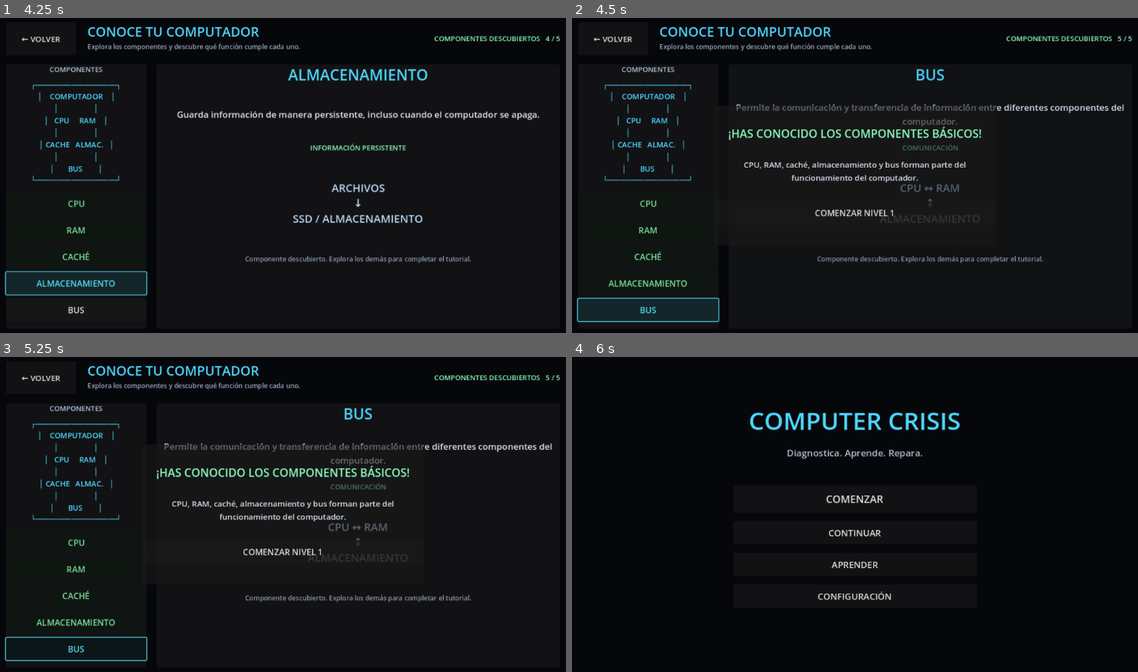
Above: before the commit, frames 1-4 (two rows, left to right).
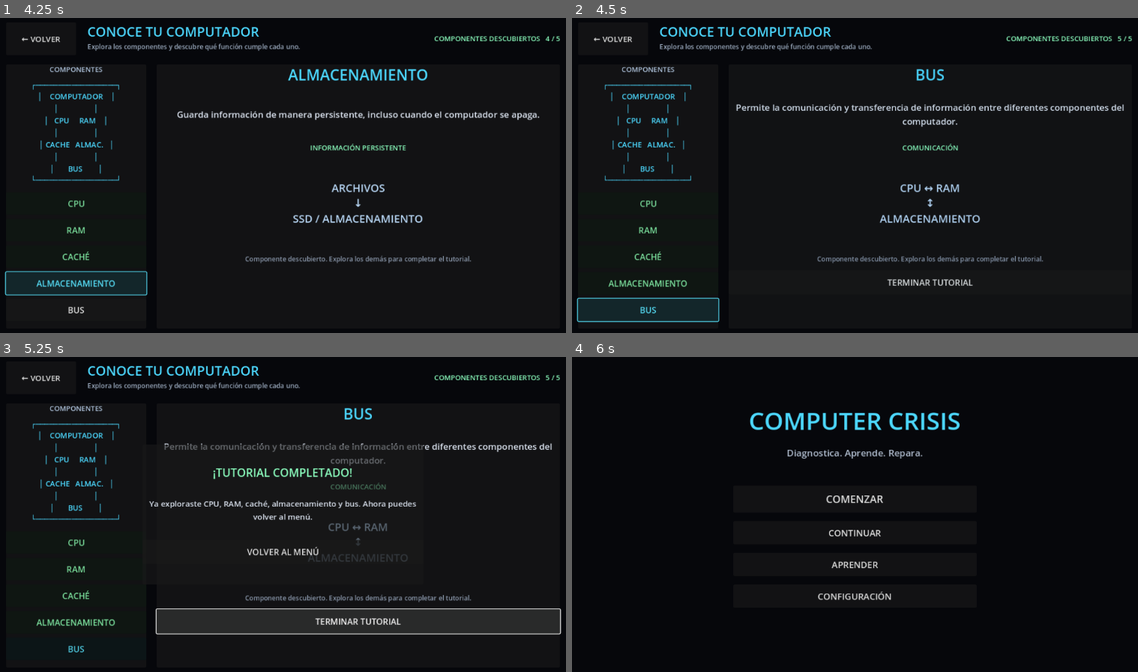
Above: after the commit, the same moments.

Repository: marcifuj/computer-crisis
Game: Godot game, scene res://scenes/main/main.tscn
Two runs of this game, one before a commit and one after it. Both use one fixed random seed, a clock stepped at 60 frames per second and the inputs below.
Inputs (mouse positions are in pixels of both pictures, inside the frame that each line leads up to):
- Up to frame 1 (4.25 s): click "APRENDER" at 0.5 s; click "CPU" at 1.25 s; click "RAM" at 2 s; click "CACHÉ" at 2.75 s; click "ALMACENAMIENTO" at 3.5 s
- Up to frame 2 (4.5 s): click "BUS" at 4.25 s
- Up to frame 3 (5.25 s): click (356, 621) at 5 s, where only the run after the commit has a clickable "TERMINAR TUTORIAL"
- Up to frame 4 (6 s): click "← VOLVER" (after the commit: "VOLVER AL MENÚ") at 5.75 s

Frame 1 is identical in both runs. In frame 2, 2.9% of the frame differs, in the area x 27-75%, y 27-86%; in frame 3, 3.1%, in the area x 0-100%, y 34-97%; in frame 4, nothing differs.

Commit message:
fix: let players finish the tutorial

Diff:
--- a/scenes/tutorial/tutorial.tscn
+++ b/scenes/tutorial/tutorial.tscn
@@ -182,6 +182,13 @@
 theme_override_font_sizes/font_size = 14
 text = "Selecciona un componente para comenzar."
 horizontal_alignment = 1
+
+[node name="FinishTutorialButton" type="Button" parent="MainContent/Body/InfoPanel/InfoContent"]
+visible = false
+custom_minimum_size = Vector2(0, 52)
+layout_mode = 2
+theme_override_font_sizes/font_size = 18
+text = "TERMINAR TUTORIAL"
 
 [node name="CompletionPanel" type="PanelContainer" parent="."]
 visible = false
@@ -221,8 +228,8 @@
 vertical_alignment = 1
 autowrap_mode = 2
 
-[node name="StartLevelButton" type="Button" parent="CompletionPanel/CompletionContent"]
+[node name="ReturnMenuButton" type="Button" parent="CompletionPanel/CompletionContent"]
 custom_minimum_size = Vector2(0, 52)
 layout_mode = 2
 theme_override_font_sizes/font_size = 18
-text = "COMENZAR NIVEL 1"
+text = "VOLVER AL MENÚ"
--- a/scripts/tutorial.gd
+++ b/scripts/tutorial.gd
@@ -56,7 +56,8 @@
         component_buttons[component_id].pressed.connect(_on_component_selected.bind(component_id))
 
     $MainContent/TopBar/BackButton.pressed.connect(_on_back_pressed)
-    $CompletionPanel/CompletionContent/StartLevelButton.pressed.connect(_on_start_level_pressed)
+    $MainContent/Body/InfoPanel/InfoContent/FinishTutorialButton.pressed.connect(_on_finish_tutorial_pressed)
+    $CompletionPanel/CompletionContent/ReturnMenuButton.pressed.connect(_on_back_pressed)
 
     _update_progress()
     _show_empty_state()
@@ -76,8 +77,12 @@
     _update_progress()
     _animate_info_panel()
 
-    if discovered.size() == COMPONENTS.size():
-        _show_completion()
+    _update_finish_button()
+
+func _update_finish_button():
+    var finish_button: Button = $MainContent/Body/InfoPanel/InfoContent/FinishTutorialButton
+    finish_button.visible = discovered.size() == COMPONENTS.size()
+    finish_button.disabled = discovered.size() != COMPONENTS.size()
 
 func _update_progress():
     progress_label.text = "COMPONENTES DESCUBIERTOS   %d / %d" % [discovered.size(), COMPONENTS.size()]
@@ -109,14 +114,10 @@
     tween.set_ease(Tween.EASE_OUT)
     tween.tween_property(info_panel, "modulate", Color.WHITE, 0.25)
 
-func _show_completion():
+func _on_finish_tutorial_pressed():
     completion_panel.visible = true
-    $CompletionPanel/CompletionContent/CompletionTitle.text = "¡HAS CONOCIDO LOS COMPONENTES BÁSICOS!"
+    $CompletionPanel/CompletionContent/CompletionTitle.text = "¡TUTORIAL COMPLETADO!"
+    $CompletionPanel/CompletionContent/CompletionMessage.text = "Ya exploraste CPU, RAM, caché, almacenamiento y bus. Ahora puedes volver al menú."
 
 func _on_back_pressed():
     get_tree().change_scene_to_file("res://scenes/main/main.tscn")
-
-func _on_start_level_pressed():
-    $CompletionPanel/CompletionContent/CompletionMessage.text = "El Nivel 1 será implementado en la siguiente fase."
-    $CompletionPanel/CompletionContent/StartLevelButton.text = "NIVEL 1 EN DESARROLLO"
-    $CompletionPanel/CompletionContent/StartLevelButton.disabled = true
